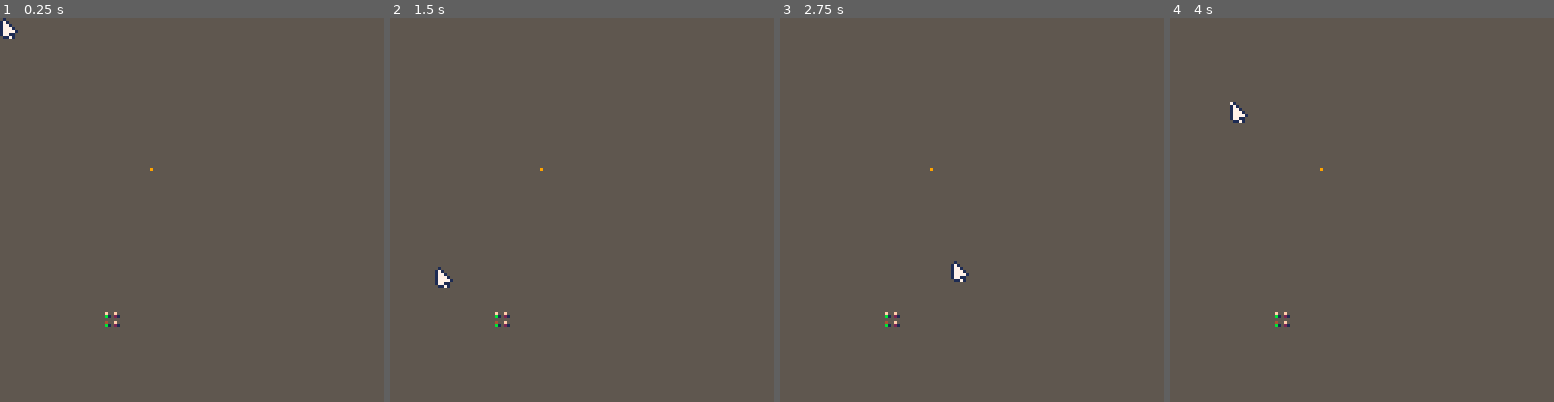
Above: before the commit, frames 1-4 (left to right).
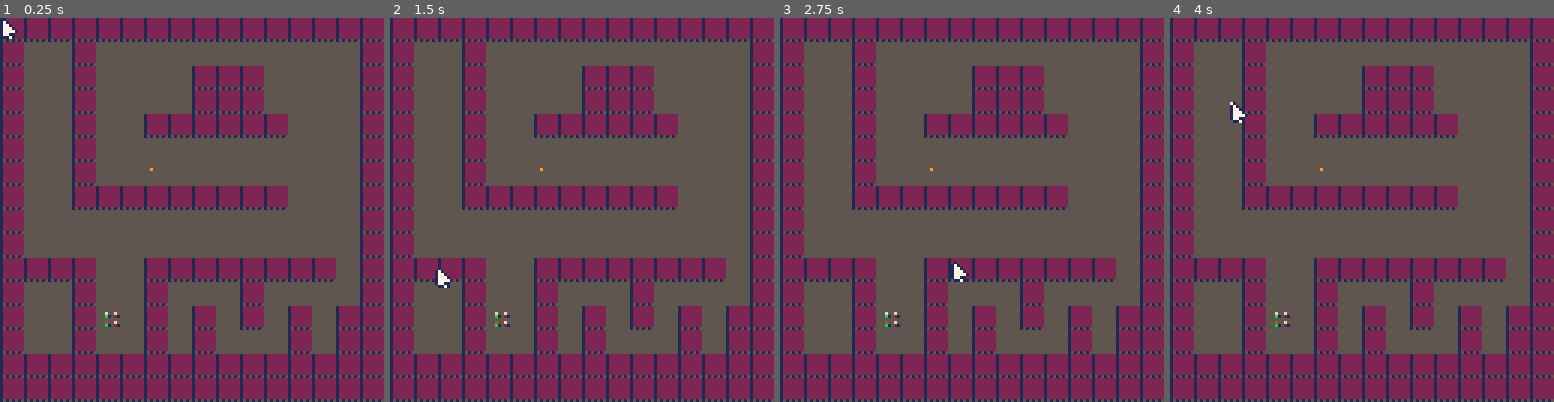
Above: after the commit, the same moments.

Repository: Grouflon/p8-rts-dungeon
Game: PICO-8 cartridge rts-dungeon.p8
Same seed, same stepped clock (60 frames per second), same inputs: the game is played once before the commit and once after it.
Inputs (mouse positions are in pixels of both pictures, inside the frame that each line leads up to):
- Up to frame 1 (0.25 s): no input
- Up to frame 2 (1.5 s): click (670, 121) at 0.67 s; click (436, 267) at 1.22 s
- Up to frame 3 (2.75 s): click (887, 114) at 1.77 s; click (952, 259) at 2.32 s
- Up to frame 4 (4 s): click (1404, 106) at 2.87 s; click (1465, 256) at 3.42 s; click (1231, 102) at 3.97 s

The runs differ from the first frame. In frame 1, 46% of the frame differs, in the area x 0-100%, y 0-100%; in frame 2, 46%; in frame 3, 46%; in frame 4, 46%.

Commit message:
[mouse] cleaned up global scope

Diff:
--- a/agent.lua
+++ b/agent.lua
@@ -48,7 +48,7 @@
   pset(_a.pos.x+1,_a.pos.y,1)
 end
 
-function agent_over_draw(_a)
+function agent_hover_draw(_a)
   local _x,_y=_a.pos.x,_a.pos.y
   local _c=6
   if (mouse.down[1]) _c=7
--- a/game.lua
+++ b/game.lua
@@ -84,7 +84,7 @@
     local _agent=agents[_i]
     local _agent_aabb=agent_aabb(_agent,4)
 
-    if col_aabb_aabb(selection_aabb,_agent_aabb) then
+    if col_aabb_aabb(mouse.selection_aabb,_agent_aabb) then
       add(_selectable,_agent)
     end
   end
@@ -99,7 +99,7 @@
 
   hovered_agents=_selectable
   if (mouse.released[1]) then
-    if (#_selectable>0 and is_mouse_moved()) then -- single click
+    if (#_selectable>0 and not mouse_is_box_selecting()) then -- single click
       selected_agents={_selectable[1]}
     else -- drag click or empty click
       selected_agents=_selectable
@@ -139,7 +139,7 @@
 
   -- agents
   foreach(agents, agent_draw)
-  foreach (hovered_agents, agent_over_draw)
+  foreach (hovered_agents, agent_hover_draw)
   foreach (selected_agents, agent_selected_draw)
 
   mouse_draw()
--- a/mouse_event.lua
+++ b/mouse_event.lua
@@ -4,19 +4,13 @@
   pos=vec2(),
   pressed={false,false},
   released={false,false},
-  down={false,false}
-}
-local _selection_start=vec2(mouse.pos)
-
-selection_aabb={
-  mouse.pos.x,
-  mouse.pos.y,
-  mouse.pos.x,
-  mouse.pos.y
+  down={false,false},
+  selection_start=nil,
+  selection_aabb=nil,
 }
 
-function is_mouse_moved()
-  return equals(mouse.pos, _selection_start)
+function mouse_is_box_selecting()
+  return mouse.selection_start~=nil and not equals(mouse.pos, mouse.selection_start)
 end
 
 function mouse_update()
@@ -29,23 +23,26 @@
   mouse.released[1]=_prev_mouse_down[1] and not mouse.down[1]
   mouse.released[2]=_prev_mouse_down[2] and not mouse.down[2]
 
-  --selection
-  if (mouse.pressed[1]) then
-    _selection_start=vec2(mouse.pos)
-  end
-
-  selection_aabb={
-    _selection_start.x,
-    _selection_start.y,
+  mouse.selection_aabb={
+    mouse.pos.x,
+    mouse.pos.y,
     mouse.pos.x,
     mouse.pos.y
   }
 
-  selection_aabb={
-    min(selection_aabb[1],selection_aabb[3]),
-    min(selection_aabb[2],selection_aabb[4]),
-    max(selection_aabb[1],selection_aabb[3]),
-    max(selection_aabb[2],selection_aabb[4]),
+  if (mouse.pressed[1]) mouse.selection_start=vec2(mouse.pos)
+  if (not mouse.down[1] and not mouse.released[1]) mouse.selection_start=nil
+
+  if (mouse.selection_start~=nil) then
+    mouse.selection_aabb[1]=mouse.selection_start.x
+    mouse.selection_aabb[2]=mouse.selection_start.y
+  end
+
+  mouse.selection_aabb={
+    min(mouse.selection_aabb[1],mouse.selection_aabb[3]),
+    min(mouse.selection_aabb[2],mouse.selection_aabb[4]),
+    max(mouse.selection_aabb[1],mouse.selection_aabb[3]),
+    max(mouse.selection_aabb[2],mouse.selection_aabb[4]),
   }
 end
 
@@ -53,9 +50,9 @@
   spr(1,mouse.pos.x,mouse.pos.y)
 
   if (mouse.down[1]) then
-    pset(selection_aabb[1], selection_aabb[2], 7)
+    pset(mouse.selection_aabb[1], mouse.selection_aabb[2], 7)
     fillp(0b0101101001011010.1)
-    rect(selection_aabb[1], selection_aabb[2], selection_aabb[3], selection_aabb[4], 7)
+    rect(mouse.selection_aabb[1], mouse.selection_aabb[2], mouse.selection_aabb[3], mouse.selection_aabb[4], 7)
     fillp()
   end
 end
--- a/rts-dungeon.p8
+++ b/rts-dungeon.p8
@@ -18,6 +18,9 @@
 00700700177110001222222200400f00000000000000000000000000000000000000000000000000000000000000000000000000000000000000000000000000
 00000000011710001222222200c00800000000000000000000000000000000000000000000000000000000000000000000000000000000000000000000000000
 00000000000000001515151500000000000000000000000000000000000000000000000000000000000000000000000000000000000000000000000000000000
+__gff__
+0000010000000000000000000000000000000000000000000000000000000000000000000000000000000000000000000000000000000000000000000000000000000000000000000000000000000000000000000000000000000000000000000000000000000000000000000000000000000000000000000000000000000000
+0000000000000000000000000000000000000000000000000000000000000000000000000000000000000000000000000000000000000000000000000000000000000000000000000000000000000000000000000000000000000000000000000000000000000000000000000000000000000000000000000000000000000000
 __map__
 0202020202020202020202020202020202020000000000000000000000000000000000000000000000000000000000000000000000000000000000000000000000000000000000000000000000000000000000000000000000000000000000000000000000000000000000000000000000000000000000000000000000000000
 0200000200000000000000000000000200000000000000000000000000000000000000000000000000000000000000000000000000000000000000000000000000000000000000000000000000000000000000000000000000000000000000000000000000000000000000000000000000000000000000000000000000000000
